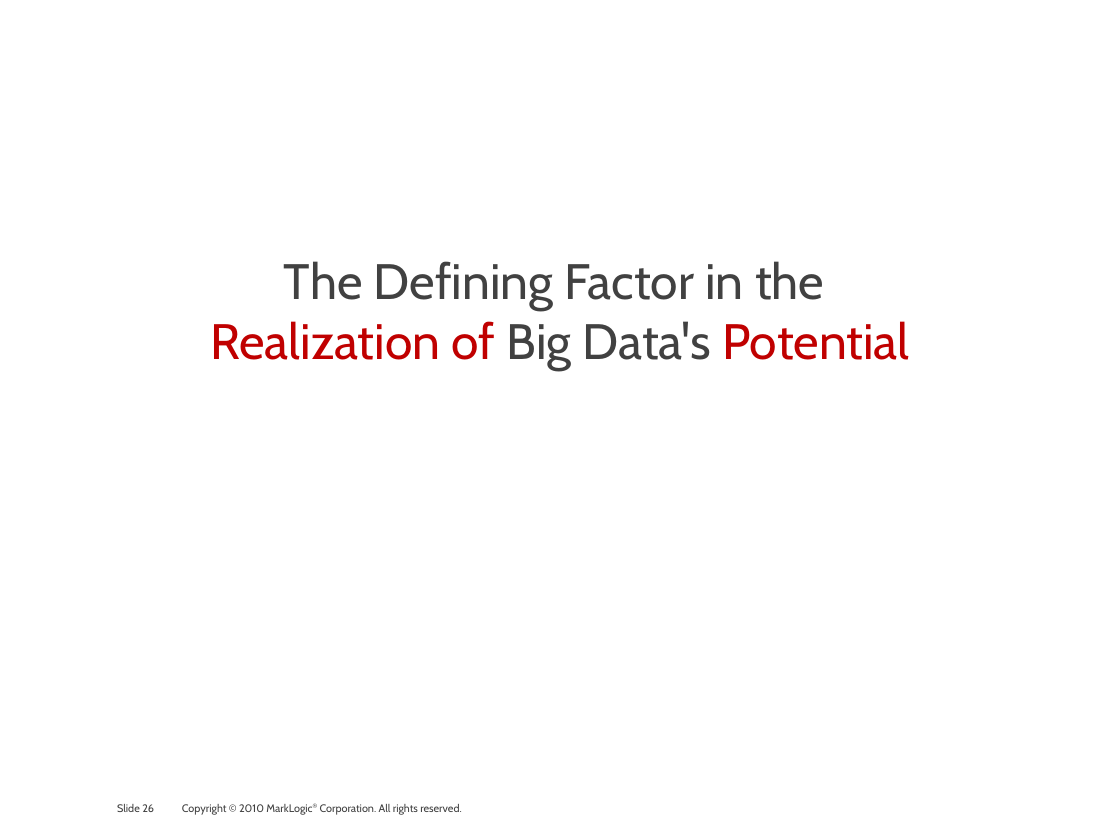
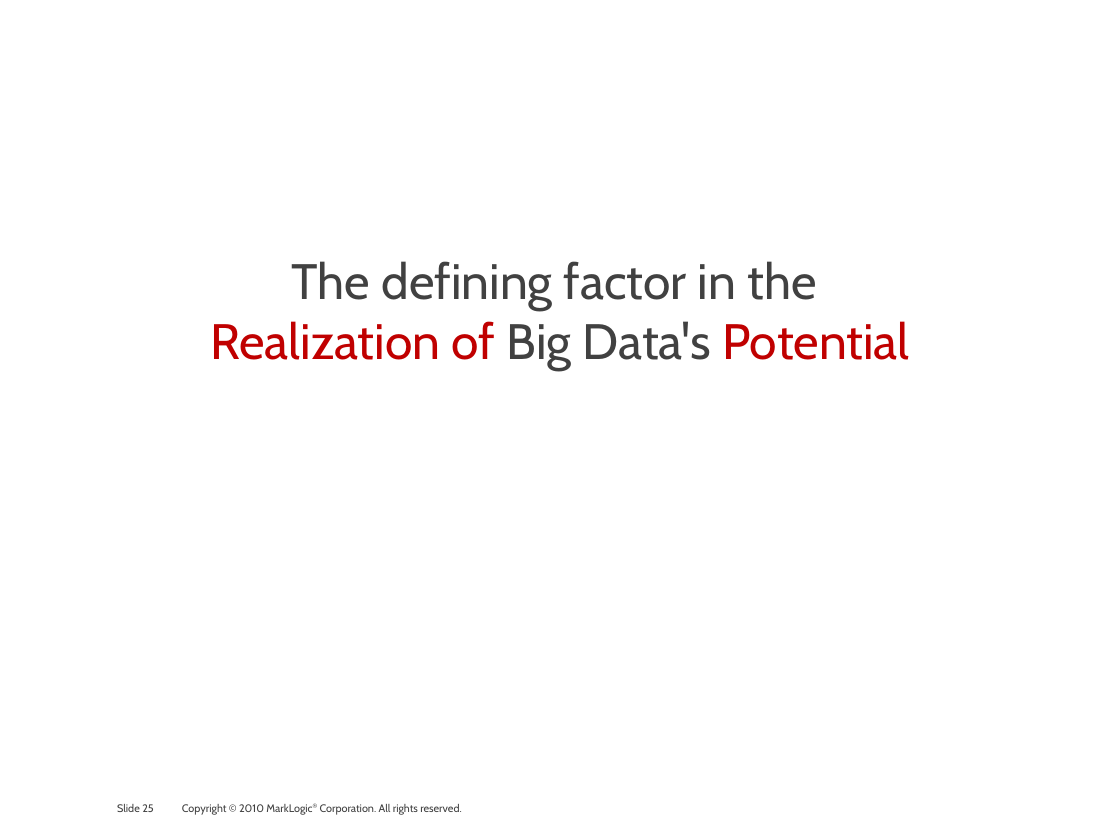
Before and after one commit to philipfennell/grasp, a slide deck: slide 25 of docs/marklogic_and_the_linked-data_connection.pptx (slide 26 before the commit). Drawn at 1120x840 pixels with LibreOffice and Linux fonts; fonts in the diff are those of the drawing; background and template pictures are left out. Boxes give left, top, right and bottom in pixels: in the first picture for what was removed or moved away, otherwise in the second. Text is boxed around its words. In the diff, an @@ line names an element or a change of style, - is before the commit and + after.

```diff
--- a/docs/marklogic_and_the_linked-data_connection.pptx
+++ b/docs/marklogic_and_the_linked-data_connection.pptx
@@ text at (x1=210, y1=261, x2=909, y2=370): text changed @@
-The Defining Factor in the
-Realization of Big Data's Potential
+The defining factor in the
+Realization of Big Data's Potential
```
Also in this commit, not shown: 14 other slides changed, 1 slide added, 2 slides removed.
